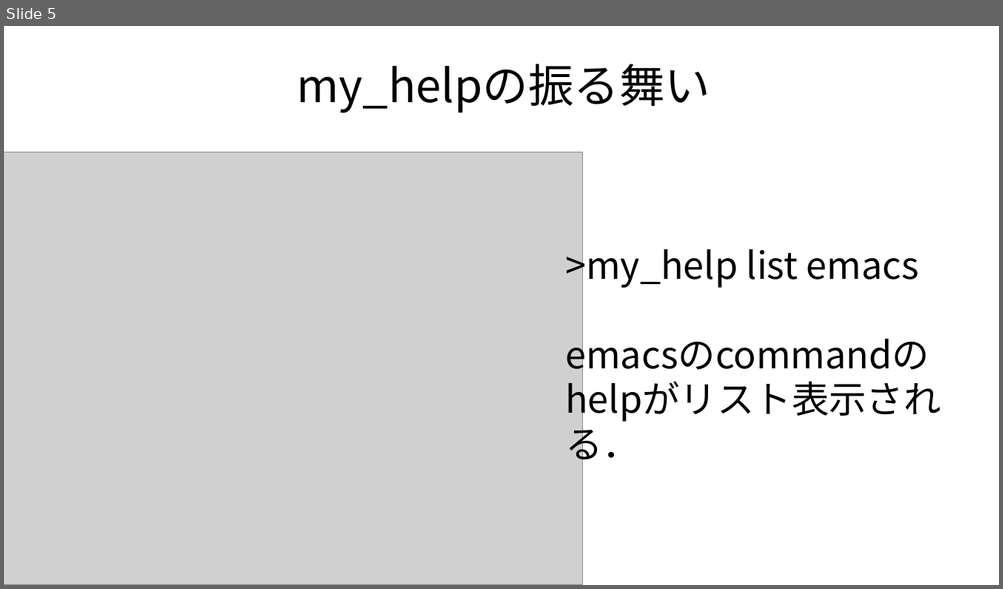
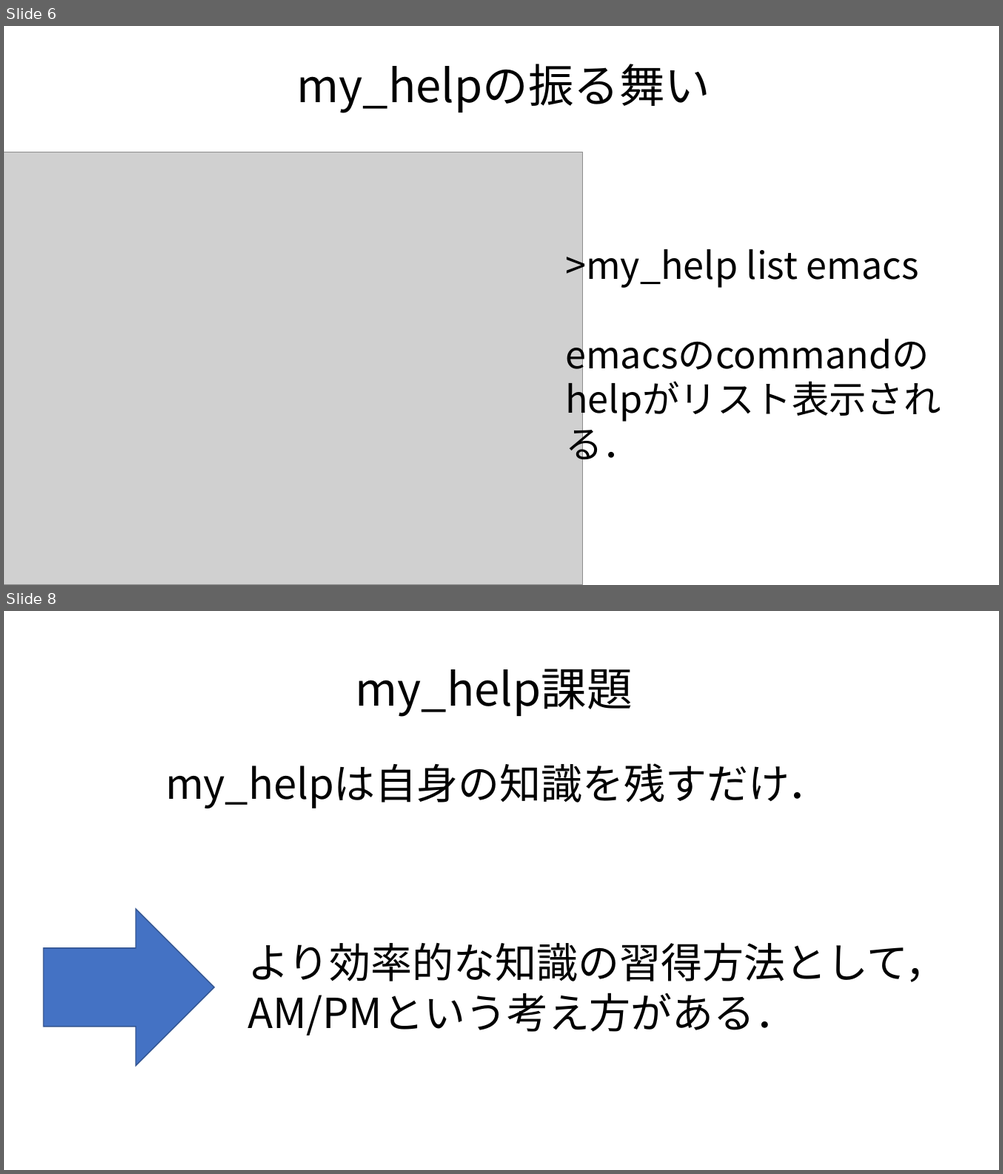
Before and after one commit to daddygongon/my_help, a slide deck: docs/tomoko/mid_presen.pptx. Shown one above the other, each under a label of ours: slide 5 before the commit, slides 6 and 8 after it; the slides between them are not shown. The pictures are 1003x589 and 1003x1174 pixels, drawn with LibreOffice and Linux fonts; fonts in the diff are those of the drawing; grey boxes stand for pictures. Boxes give left, top, right and bottom in pixels: in the first picture for what was removed or moved away, otherwise in the second. Text is boxed around its words. In the diff, an @@ line names an element or a change of style, - is before the commit and + after.

```diff
--- a/docs/tomoko/mid_presen.pptx
+++ b/docs/tomoko/mid_presen.pptx
@@ slide 8 added at (4, 611, 999, 1170), background #FFFFFF @@
@@ text added at (356, 669, 632, 717), 44 pt, text #000000 @@
+my_help課題
@@ text added at (165, 763, 828, 809), 40 pt, text #000000 @@
+my_helpは自身の知識を残すだけ．
@@ right arrow added at (43, 909, 214, 1066), fill #4472C4, outline #325491 1 pt @@
@@ text added at (247, 943, 946, 1036), 40 pt, text #000000 @@
+より効率的な知識の習得方法として，AM/PMという考え方がある．
@@ what was slide 5 is now slide 6 @@
```
Also in this commit, not shown: 6 slides changed, 1 other slide added, 1 other file.
